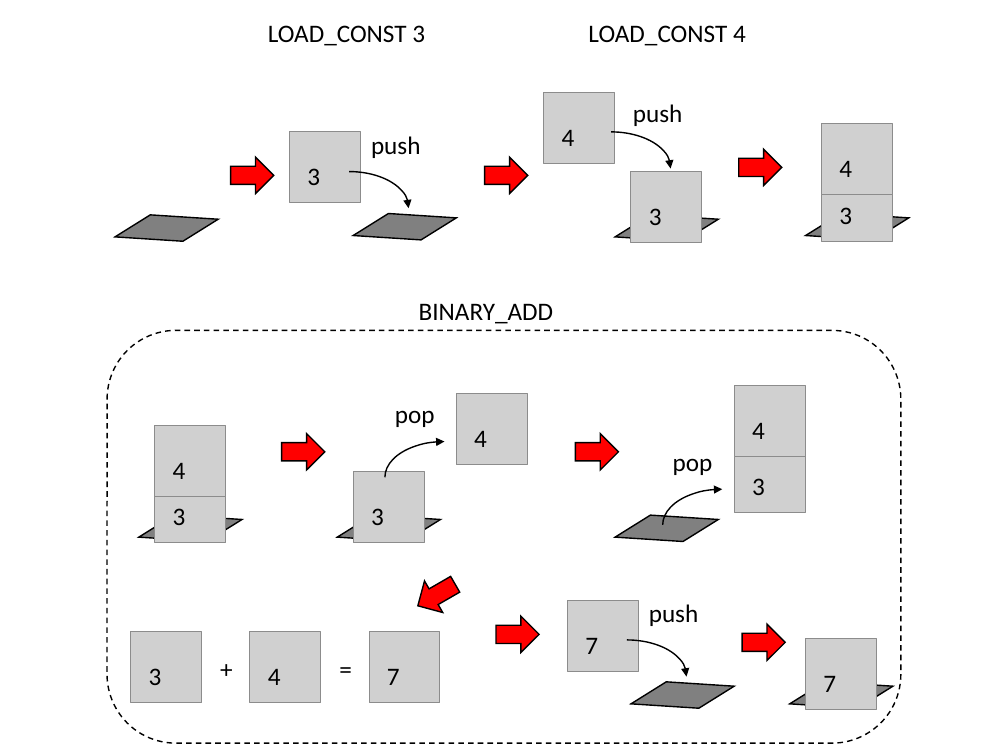
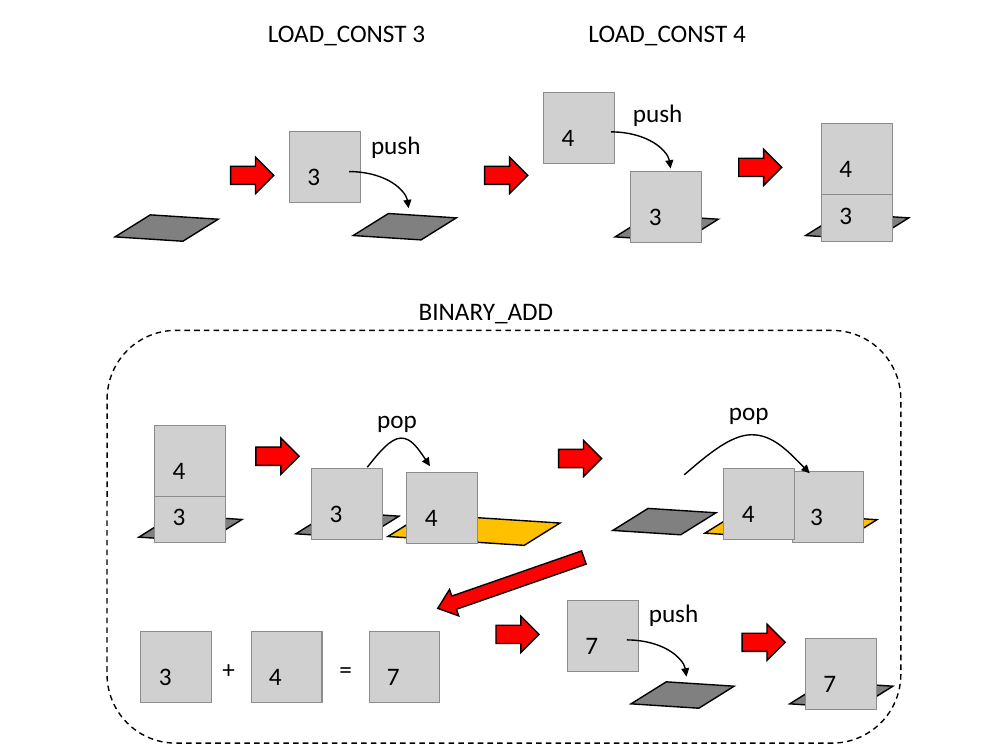
Before and after one commit to kaityo256/python_zero, a slide deck: slide 6 of howtowork/fig/fig.pptx. Drawn at 1008x756 pixels with LibreOffice and Linux fonts; fonts in the diff are those of the drawing; grey boxes stand for pictures. Boxes give left, top, right and bottom in pixels: in the first picture for what was removed or moved away, otherwise in the second. Text is boxed around its words. In the diff, an @@ line names an element or a change of style, - is before the commit and + after.

```diff
--- a/howtowork/fig/fig.pptx
+++ b/howtowork/fig/fig.pptx
@@ text "pop": place and size @@
-text "pop" at [395, 410, 435, 427]
+text "pop" at [377, 415, 417, 432]
@@ text "pop": place and size @@
-text "pop" at [673, 458, 713, 475]
+text "pop" at [729, 407, 769, 424]
@@ down arrow: place and size @@
-down arrow at [282, 434, 325, 470]
+down arrow at [256, 438, 299, 474]
@@ freeform shape added at [367, 438, 429, 468], outline #000000 1 pt @@
@@ arc (boxed as its full ellipse) removed at [386, 441, 505, 513] @@
@@ down arrow: place and size @@
-down arrow at [575, 434, 618, 470]
+down arrow at [559, 440, 602, 476]
@@ freeform shape added at [684, 434, 809, 475], outline #000000 1 pt @@
@@ picture: place and size @@
-picture at [457, 394, 527, 465]
+picture at [407, 472, 478, 542]
@@ picture: place and size @@
-picture at [734, 442, 804, 512]
+picture at [724, 469, 794, 539]
@@ picture: place and size @@
-picture at [734, 386, 804, 457]
+picture at [792, 472, 863, 542]
@@ text "4": place and size @@
-text "4" at [474, 431, 487, 447]
+text "4" at [425, 510, 438, 526]
@@ parallelogram: place and size @@
-parallelogram at [615, 513, 718, 544]
+parallelogram at [613, 506, 716, 536]
@@ arc (boxed as its full ellipse) removed at [663, 489, 782, 561] @@
@@ parallelogram added at [705, 509, 877, 544], fill #FFC000, outline #000000 1 pt @@
@@ text "4": place and size @@
-text "4" at [752, 423, 765, 439]
+text "4" at [742, 506, 755, 522]
@@ text "3": place and size @@
-text "3" at [752, 478, 765, 495]
+text "3" at [810, 508, 823, 525]
@@ 1 picture, 1 text, 1 parallelogram: place and size @@
-1 picture, 1 text, 1 parallelogram at [337, 472, 440, 544]
+1 picture, 1 text, 1 parallelogram at [296, 469, 399, 541]
@@ parallelogram added at [388, 512, 560, 547], fill #FFC000, outline #000000 1 pt @@
@@ down arrow at [434, 544, 589, 622]: proportions changed; rotation 60 to 70 degrees @@
@@ picture: place and size @@
-picture at [131, 632, 202, 703]
+picture at [141, 632, 212, 703]
@@ text "3": place and size @@
-text "3" at [149, 668, 162, 685]
+text "3" at [159, 668, 172, 685]
```
Also in this commit, not shown: 2 slides added, 5 other files.
